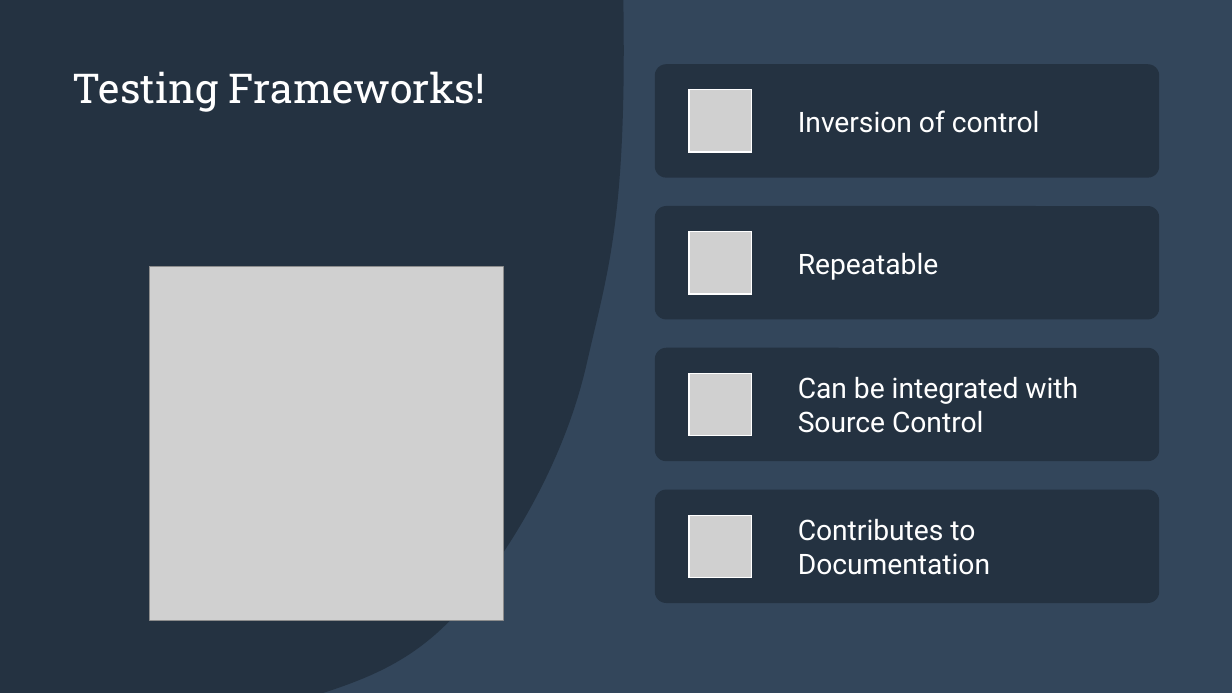
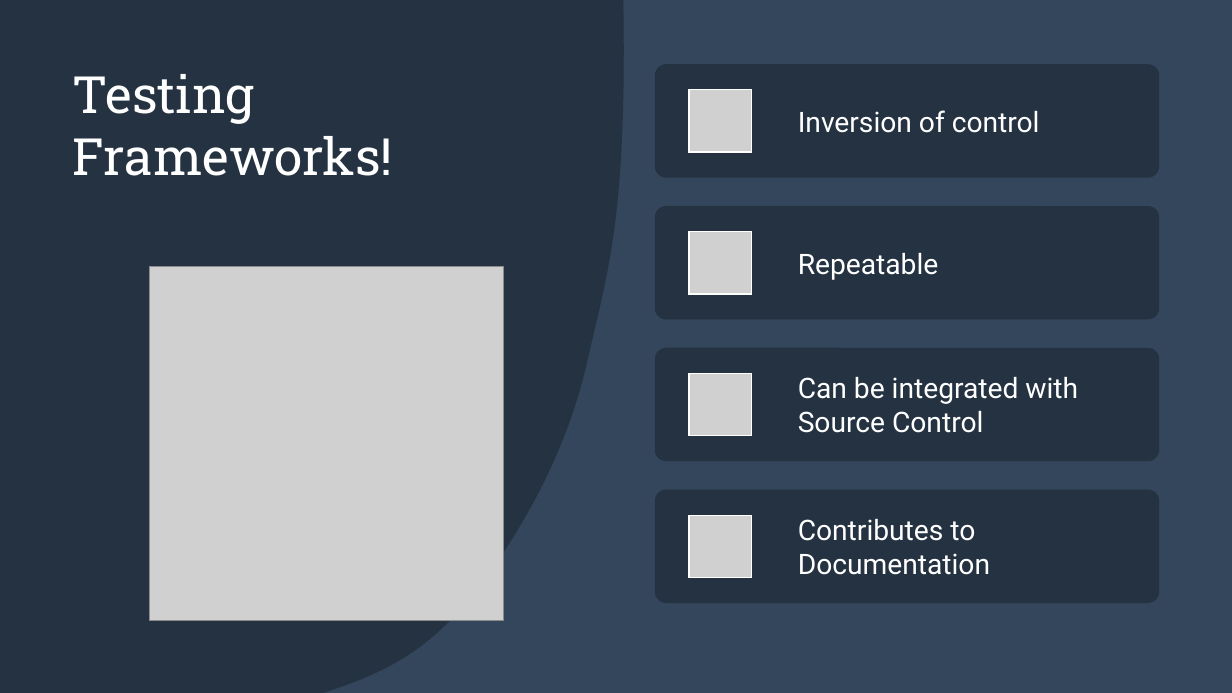
Before and after one commit to hc-sc-ocdo-bdpd/testing-demo, a slide deck: slide 4 of Test Driven Development in Python.pptx. Drawn at 1232x693 pixels with LibreOffice and Linux fonts; fonts in the diff are those of the drawing; grey boxes stand for pictures. Boxes give left, top, right and bottom in pixels: in the first picture for what was removed or moved away, otherwise in the second. Text is boxed around its words. In the diff, an @@ line names an element or a change of style, - is before the commit and + after.

```diff
--- a/Test Driven Development in Python.pptx
+++ b/Test Driven Development in Python.pptx
@@ title "Testing Frameworks!" at (73, 74, 393, 176): size 32 to 40 pt @@
```
Also in this commit, not shown: 3 other slides changed, 3 slides added, 2 slides removed.
